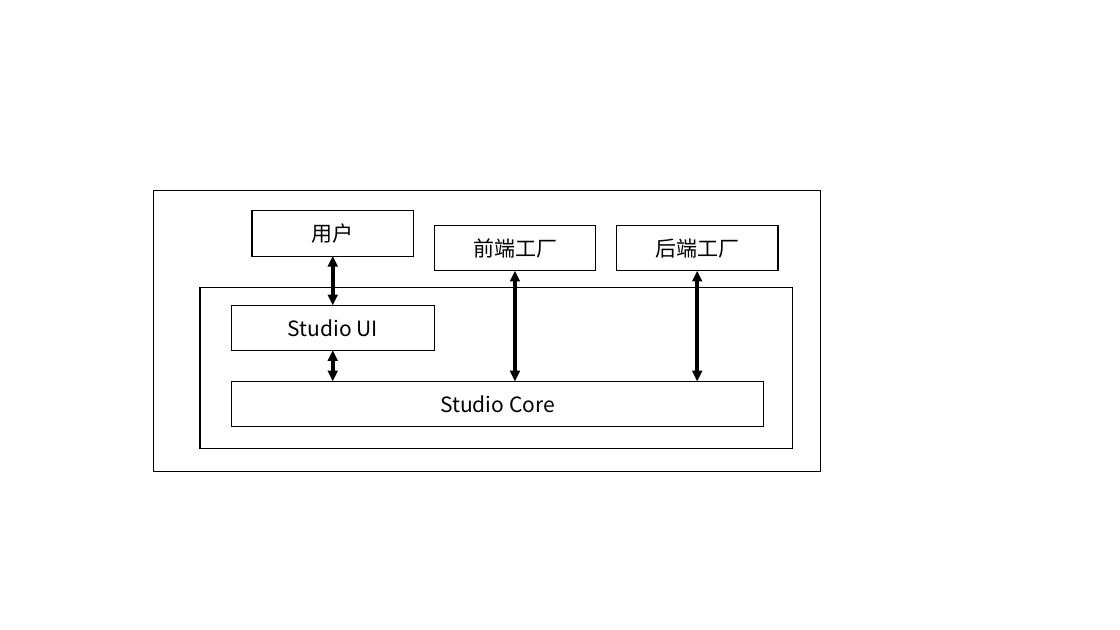
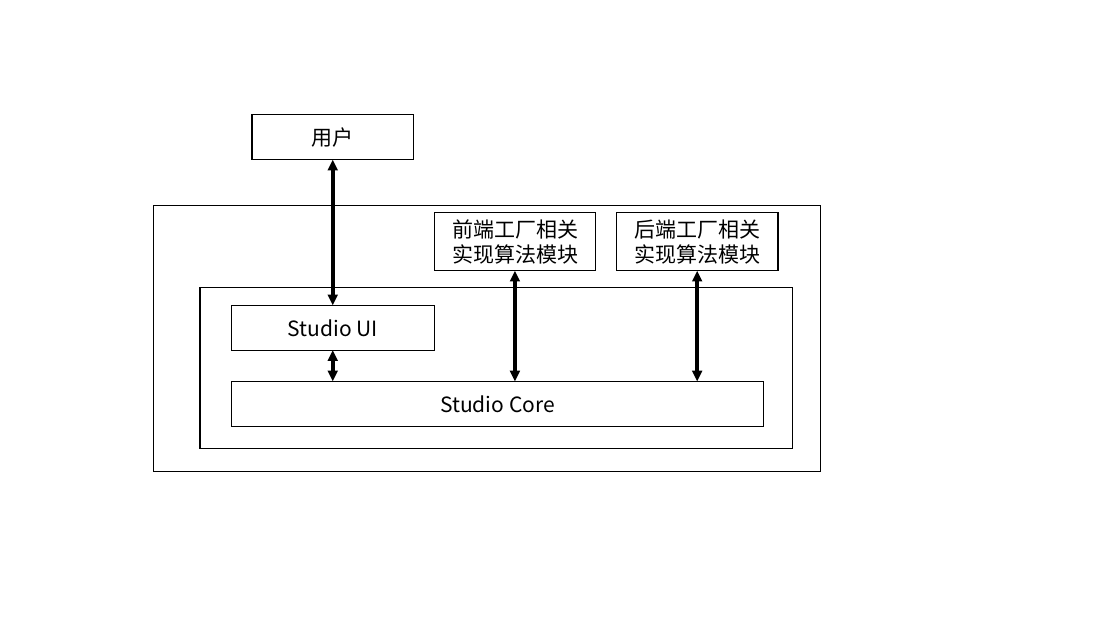
Before and after one commit to ijrys/WorldCreater, a slide deck: slide 4 of Docs/Technology.pptx (slide 3 before the commit). Drawn at 1120x630 pixels with LibreOffice and Linux fonts; fonts in the diff are those of the drawing. Boxes give left, top, right and bottom in pixels: in the first picture for what was removed or moved away, otherwise in the second. Text is boxed around its words. In the diff, an @@ line names an element or a change of style, - is before the commit and + after.

```diff
--- a/Docs/Technology.pptx
+++ b/Docs/Technology.pptx
@@ rectangle "用户": place and size @@
-rectangle "用户" at (252,211,413,256)
+rectangle "用户" at (252,115,413,160)
@@ double arrow moved from (333, 256) - (333, 305) to (333, 160) - (333, 305) @@
@@ rectangle: place and size @@
-rectangle at (153,191,821,471)
+rectangle at (153,205,821,471)
@@ rectangle "前端工厂相关实现算法模块": place and size @@
-rectangle "前端工厂相关实现算法模块" at (434,226,596,271)
+rectangle "前端工厂相关实现算法模块" at (434,213,596,271)
@@ text in rectangle at (452,219,578,264): text changed @@
-前端工厂
+前端工厂相关实现算法模块
@@ rectangle "后端工厂相关实现算法模块": place and size @@
-rectangle "后端工厂相关实现算法模块" at (617,226,778,271)
+rectangle "后端工厂相关实现算法模块" at (617,213,778,271)
@@ text in rectangle at (634,219,760,264): text changed @@
-后端工厂
+后端工厂相关实现算法模块
```
Also in this commit, not shown: 1 other slide changed, 3 slides added, 27 other files.
